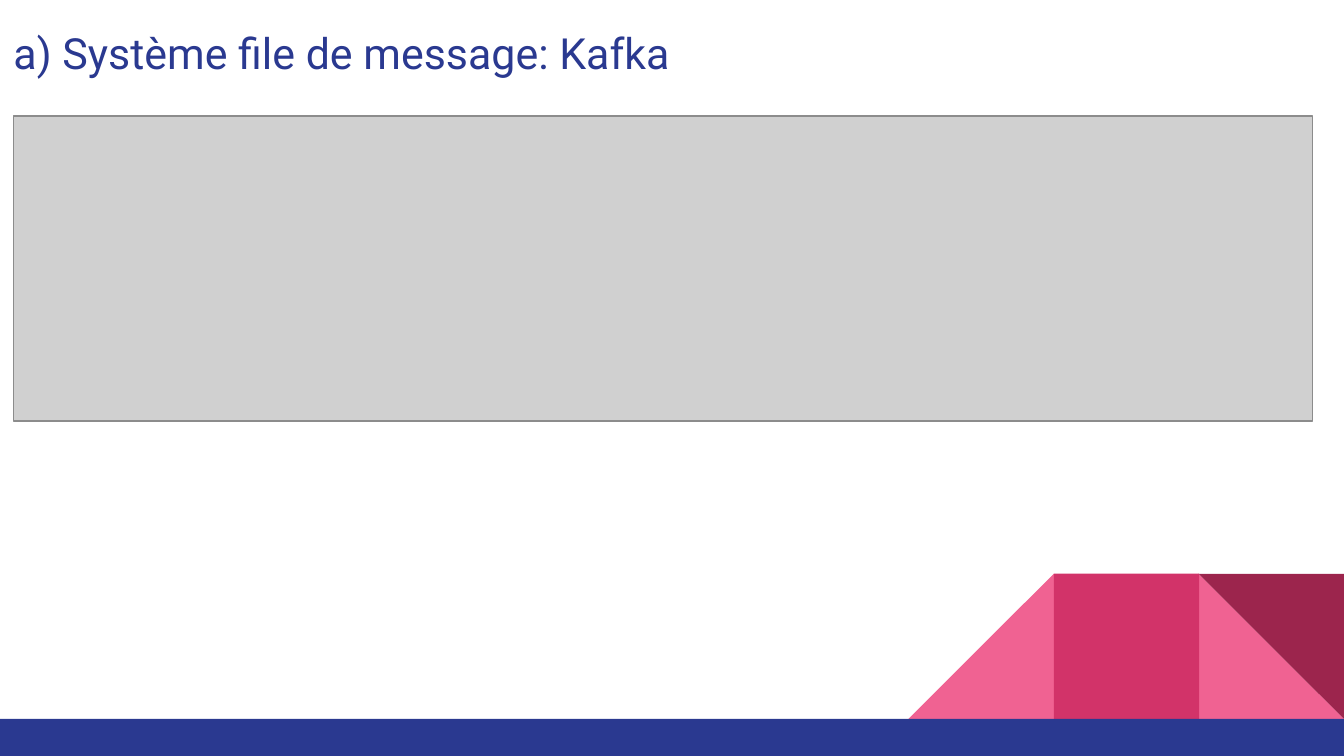
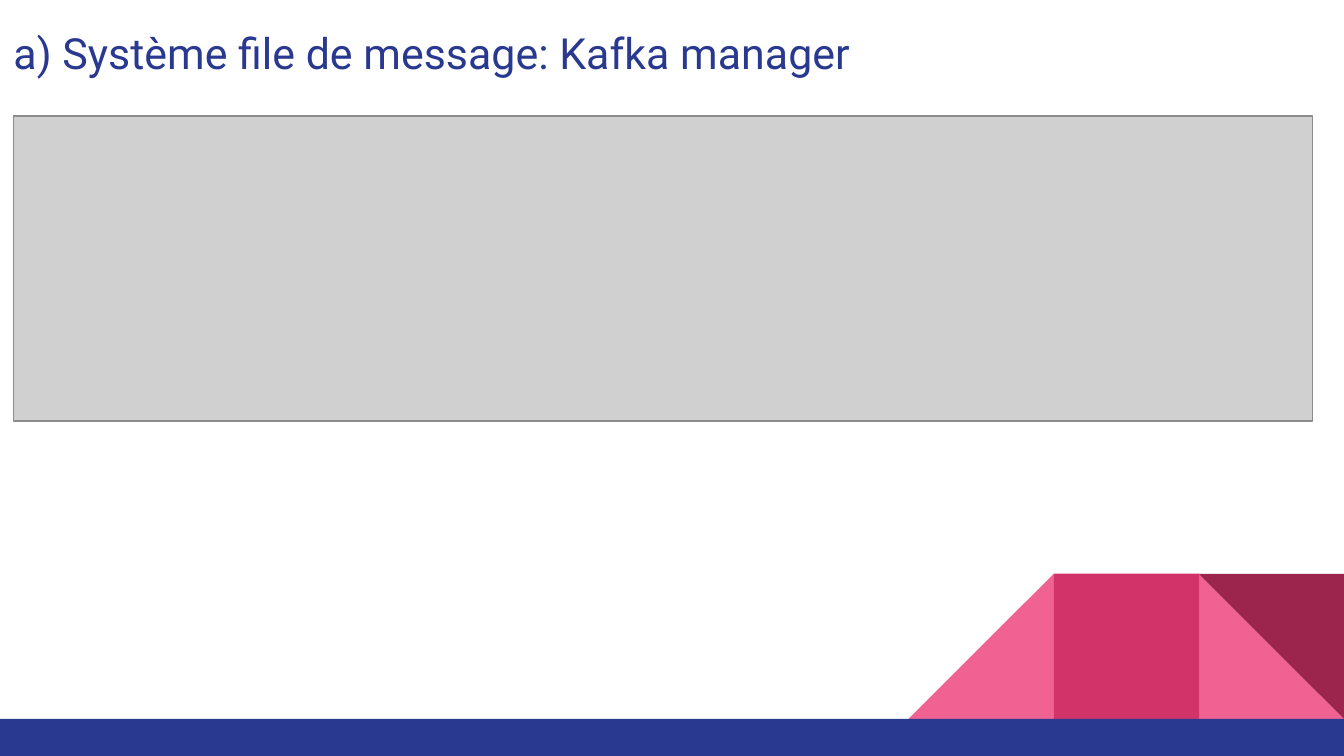
Before and after one commit to carolio7/lambda_architecture_for_tweetsProcessing, a slide deck: slide 14 of presentation/presentation_projet5_v01.pptx (slide 13 before the commit). Drawn at 1344x756 pixels with LibreOffice and Linux fonts; fonts in the diff are those of the drawing; grey boxes stand for pictures. Boxes give left, top, right and bottom in pixels: in the first picture for what was removed or moved away, otherwise in the second. Text is boxed around its words. In the diff, an @@ line names an element or a change of style, - is before the commit and + after.

```diff
--- a/presentation/presentation_projet5_v01.pptx
+++ b/presentation/presentation_projet5_v01.pptx
@@ title at box(13, 35, 849, 79): text changed @@
-a) Système file de message: Kafka
+a) Système file de message: Kafka manager
```
Also in this commit, not shown: 11 other slides changed, 1 slide added, 1 slide removed, 1 other file.
